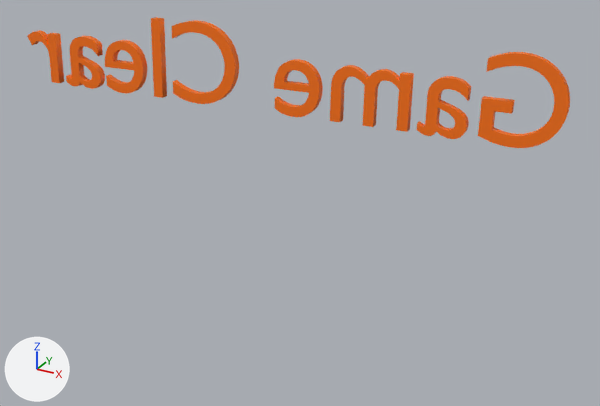
Renders of the OBJ model DirectXGame/Resources/clearFont/clearFont.obj from each side of a commit.
Both versions are drawn from a camera (50 mm lens) standing at (14.2, -23.4, 8.3) and looking at (0.4, 1.8, -4.3). Lighting does not change. The marker at lower left points along +X, +Y and +Z. Where no turn or scale is listed for an object, it has been applied to the vertices.

Names of what the first picture shows: 'テキスト.004'.
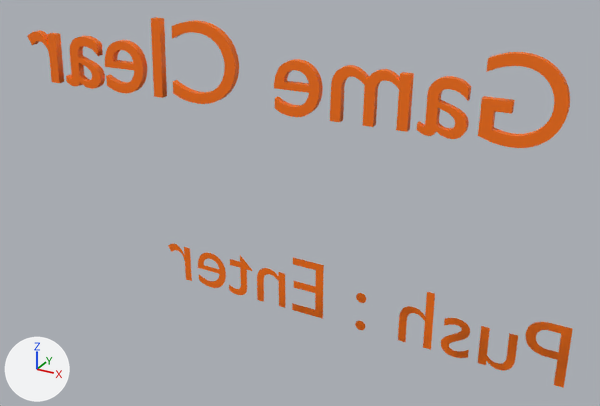
Boxes [x1, y1, x2, y2] around the edits, measured in the pictures (600 x 406 px):
'テキスト', added (orange): after [168, 244, 573, 388]

What the commit changed:
Mesh me_テキスト is new.
It has 680 vertices, 662 faces and spans x -9.0..10.2, y 5.5, z -11.6..-8.9.
It uses material mat_material_004 (picture img_titleresource_png).
Object 'テキスト' (ob_テキスト) is new; it shows me_テキスト.
Its location is (0.0, 0.0, 0.0).
